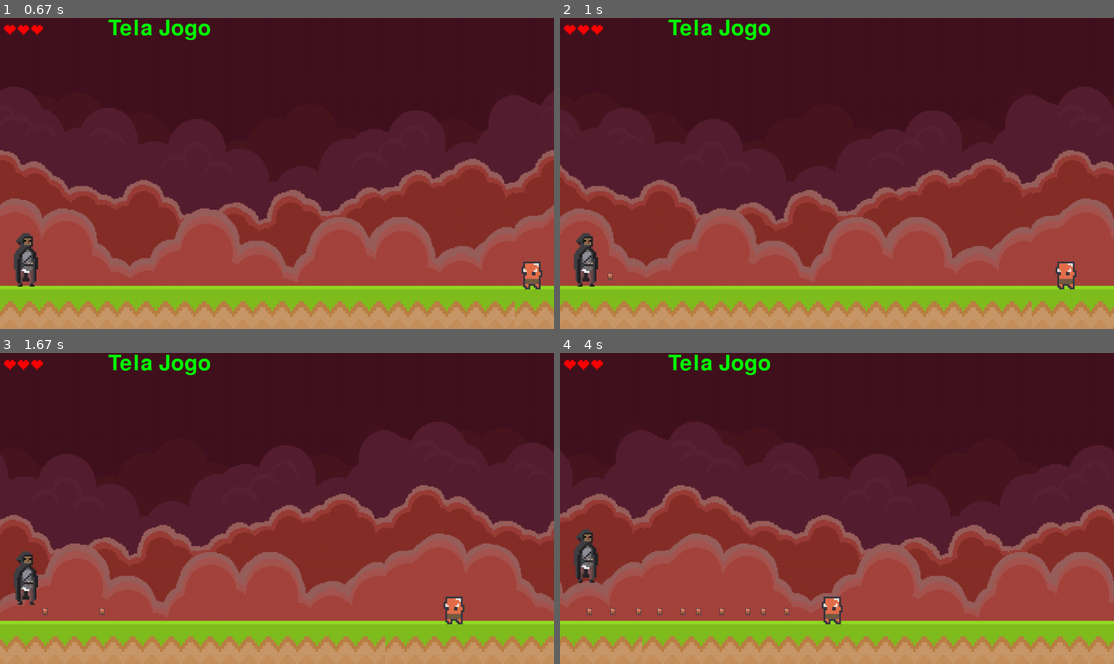
Above: before the commit, frames 1-4 (two rows, left to right).
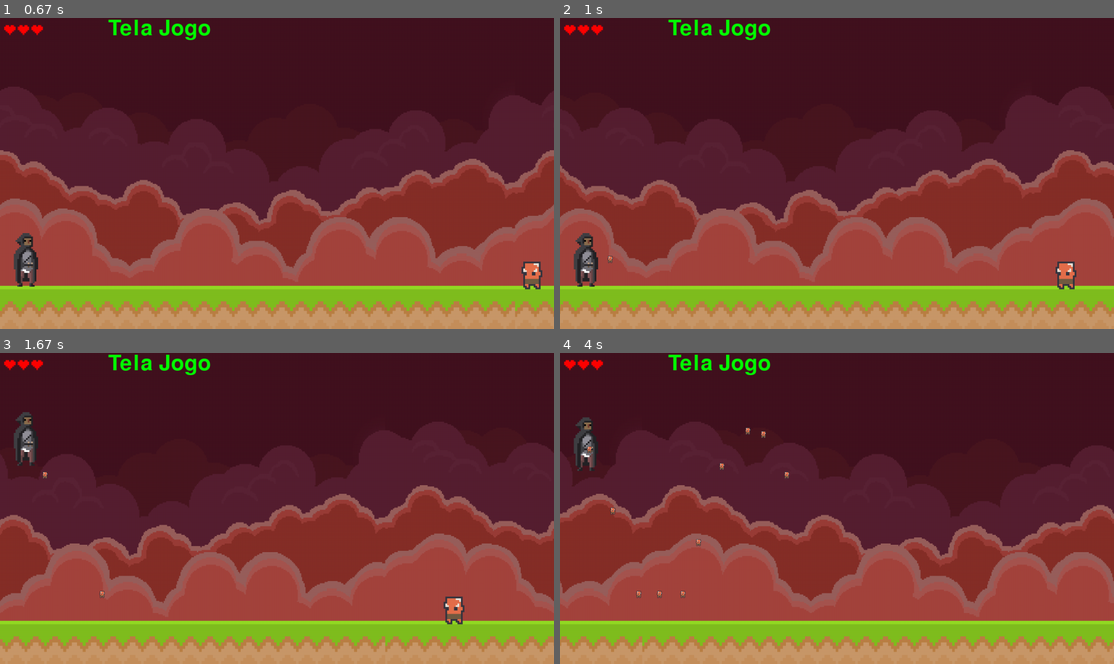
Above: after the commit, the same moments.

Repository: insper-classroom/devlife-23-1-projeto-pygame-henrique-e-guilherme
Game: pygame game, started from jogo/funcoes/jogo.py
Two runs of this game, one before a commit and one after it. Both use one fixed random seed, a clock stepped at 60 frames per second and the inputs below.
Inputs:
- Up to frame 1 (0.67 s): tap Space at 0.33 s
- Up to frame 2 (1 s): tap W at 0.67 s
- Up to frame 3 (1.67 s): tap Space at 1 s; tap W at 1.4 s
- Up to frame 4 (4 s): tap W at 1.7, 1.9, 2.23, 2.53, 2.73, 3.03, 3.3, 3.63, 3.93 s; tap Space at 1.98, 3.38 s

Frame 1 is identical in both runs. In frame 2, less than 0.1% of the frame differs, in the area x 8-10%, y 76-85%; in frame 3, 1.2%; in frame 4, 1.8%, in the area x 2-51%, y 20-88%.

Commit message:
inimigos infinitos(talvez precise melhorar)

Diff:
--- a/jogo/funcoes/classes.py
+++ b/jogo/funcoes/classes.py
@@ -79,9 +79,12 @@
         self.scroll_chao = 0
         self.tiles_chao = 1280 // self.chao.get_width() + 1
 
-        self.inimigo = Inimigo()
         self.jogador = Jogador()
         self.tiros = pygame.sprite.Group()
+
+        self.inimigos = pygame.sprite.Group()
+        self.inimigos.add(Inimigo())
+        self.timer_spawn_comeco = 0
 
         #Texto das vidas
         self.texto_vidas = pygame.transform.scale_by(self.fonte2.render(chr(9829) * self.jogador.vidas, True, (255, 0, 0)), 1.5)
@@ -108,8 +111,8 @@
         #Vidas
         self.tela.blit(self.texto_vidas, (7, 5))
 
-        self.inimigo.update()
-        self.tela.blit(self.inimigo.image, self.inimigo.rect)
+        self.inimigos.update()
+        self.inimigos.draw(self.tela)
 
         self.jogador.update()
         self.tela.blit(self.jogador.image, self.jogador.rect)
@@ -131,11 +134,11 @@
                     #a condicao de trocar tela vira true
                     self.tem_que_trocar = True
                 elif event.key == pygame.K_w:
-                    self.tiros.add(Tiro())
+                    self.tiros.add(Tiro(self.jogador.rect.centery))
             self.jogador.pulo_jogador(event)
 
         #colisao com monstro
-        if self.jogador.rect.colliderect(self.inimigo.rect):
+        if pygame.sprite.spritecollide(self.jogador, self.inimigos, False):
             if not self.imune:
                 self.jogador.vidas -= 1
                 self.imune = True
@@ -146,8 +149,12 @@
                 if self.timer_imune_fim - self.timer_imune_comeco > 3000:
                     self.imune = False
 
-        if pygame.sprite.spritecollide(self.inimigo, self.tiros, True):
-            self.inimigo.vidas -= 1
+        pygame.sprite.groupcollide(self.inimigos, self.tiros, True, True)
+
+        self.timer_spawn_fim = pygame.time.get_ticks()
+        if self.timer_spawn_fim - self.timer_spawn_comeco > 5000:
+            self.inimigos.add(Inimigo())
+            self.timer_spawn_comeco = self.timer_spawn_fim
 
         return True
 
@@ -186,7 +193,7 @@
 
         #Faz o jogador cair, simula o efeito da aceleração da gravidade
         self.rect.centery += self.gravidade
-        self.gravidade += 1
+        self.gravidade += 0.3
 
 
         #Não deixa o jogador passar do chão
@@ -199,7 +206,7 @@
 
                 #Faz o jogador pular
                 if self.rect.bottom >= 560:
-                    self.gravidade = -20
+                    self.gravidade = -15
 
 class Inimigo (pygame.sprite.Sprite):
     def __init__(self):
@@ -222,13 +229,14 @@
         if self.rect.centerx <= -100 or self.vidas <= 0:
             self.rect.centerx = 1300
 
+
 class Tiro (pygame.sprite.Sprite):
-    def __init__(self):
+    def __init__(self, jogador_center_y):
         pygame.sprite.Sprite.__init__(self)
         self.image = pygame.image.load('jogo/assets/inimigo_provisorio.png').convert_alpha()
         self.rect = self.image.get_rect()
 
-        self.rect.centery = 600
+        self.rect.centery = jogador_center_y
         self.rect.centerx = 60
 
     def update(self):
